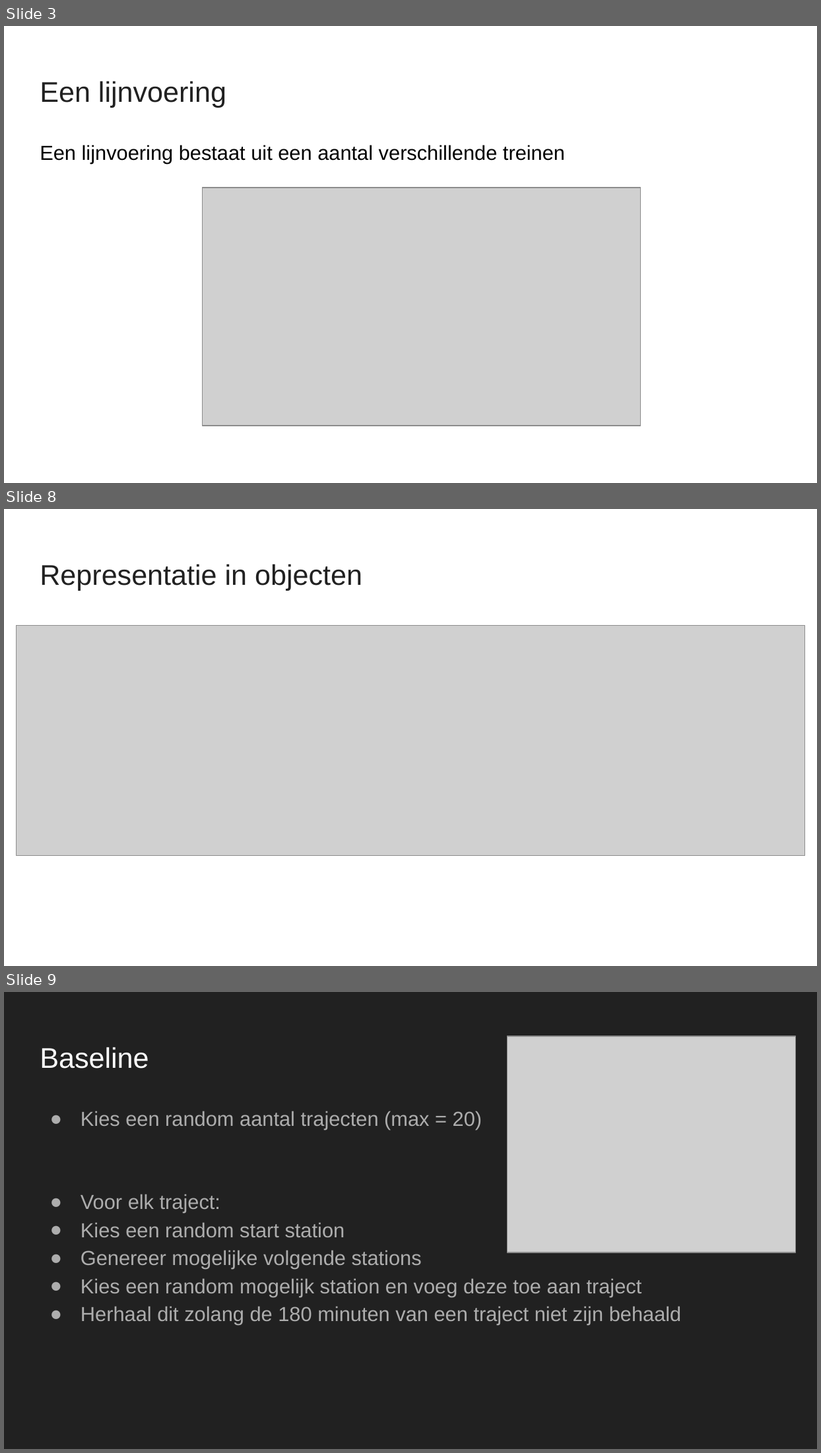
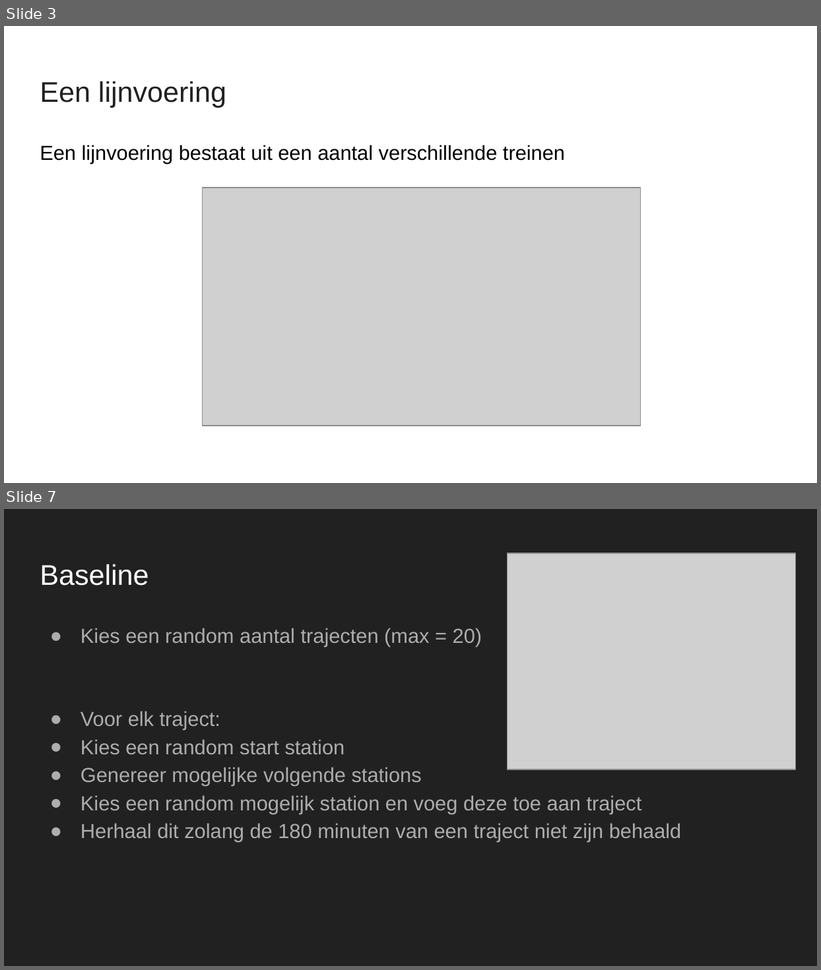
Before and after one commit to maiklarooij/Trainspotters, a slide deck: doc/Oefenpresentatie.pptx. Shown one above the other, each under a label of ours: slides 3, 8 and 9 before the commit, slides 3 and 7 after it; the slides between them are not shown. The pictures are 821x1453 and 821x970 pixels, drawn with LibreOffice and Linux fonts; fonts in the diff are those of the drawing; grey boxes stand for pictures. Boxes give left, top, right and bottom in pixels: in the first picture for what was removed or moved away, otherwise in the second. Text is boxed around its words. In the diff, an @@ line names an element or a change of style, - is before the commit and + after.

```diff
--- a/doc/Oefenpresentatie.pptx
+++ b/doc/Oefenpresentatie.pptx
@@ slide 8 removed at [4,509,817,966], background #FFFFFF @@
@@ title removed at [40,564,362,590] @@
-Representatie in objecten
@@ picture removed at [16,625,805,855] @@
@@ what was slide 9 is now slide 7 @@
```
Also in this commit, not shown: 7 slides changed, 4 slides added, 1 other slide removed, 31 other files.
